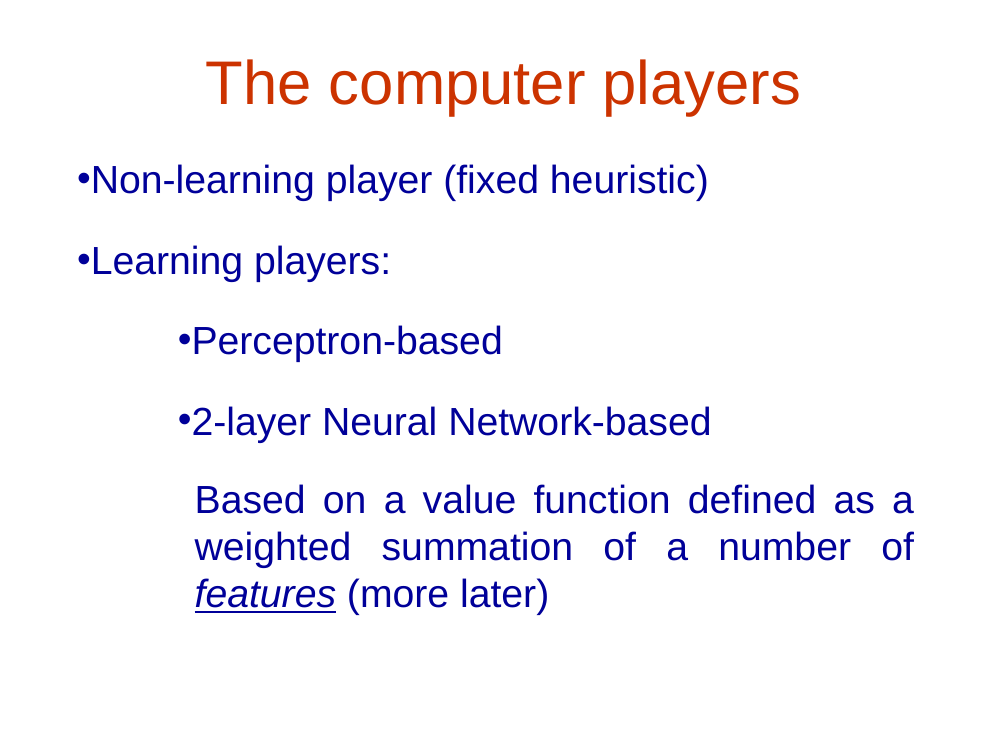
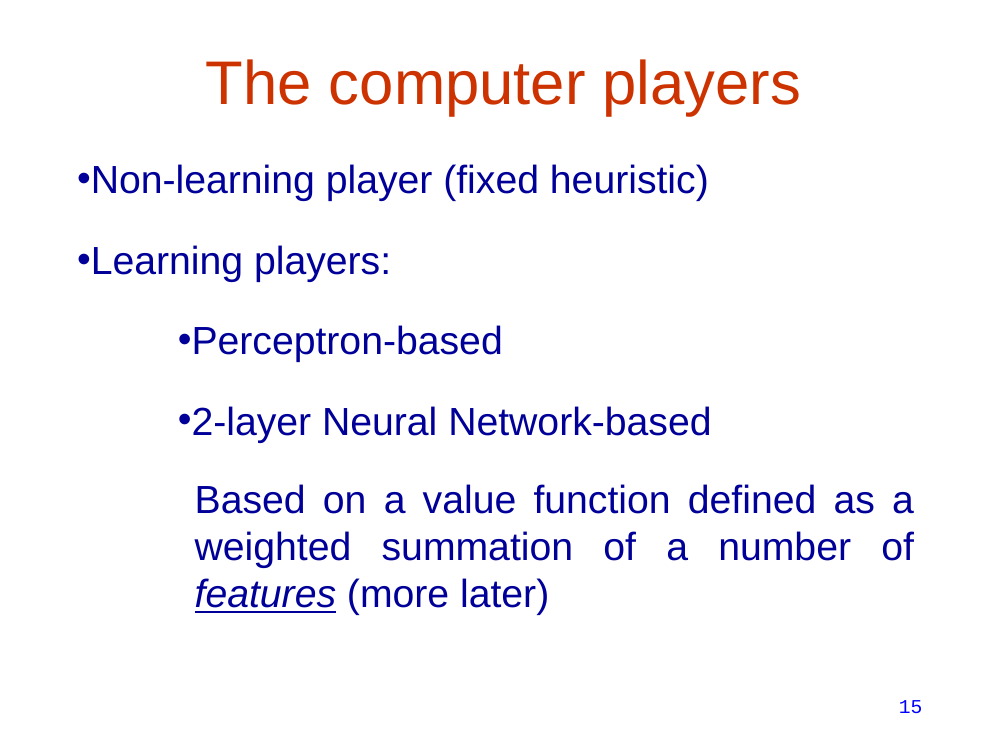
Before and after one commit to lasersox/twixt, a slide deck: slide 15 of docs/twixt_presentation.ppt (slide 16 before the commit). Drawn at 1008x756 pixels with LibreOffice and Linux fonts; fonts in the diff are those of the drawing. Boxes give left, top, right and bottom in pixels: in the first picture for what was removed or moved away, otherwise in the second. Text is boxed around its words. In the diff, an @@ line names an element or a change of style, - is before the commit and + after.

```diff
--- a/docs/twixt_presentation.ppt
+++ b/docs/twixt_presentation.ppt
@@ page number added at bbox=[899, 700, 923, 714], 14 pt, text #0000FF @@
+15
```
Also in this commit, not shown: 20 other slides changed, 12 slides added, 2 slides removed, 1 other file.
